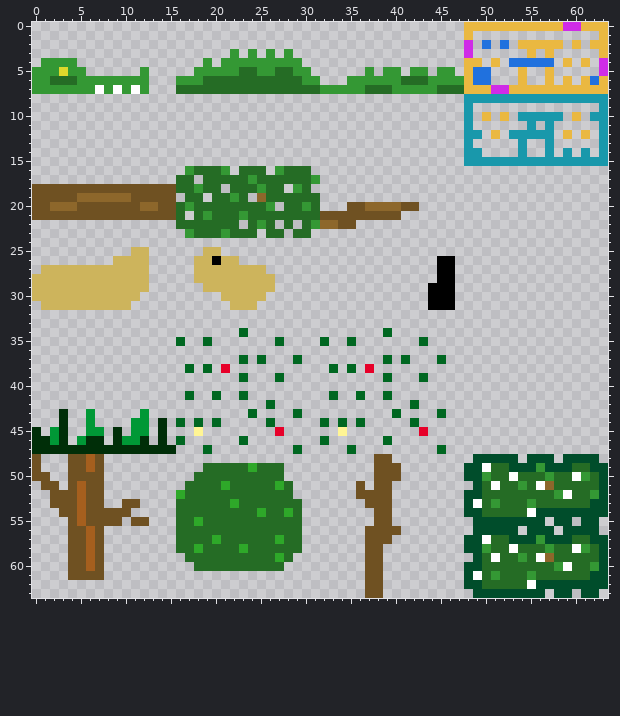
Pixel-art sprite -- Assets/Resources/Textures/textureatlas.png. Above is the file before it was changed.
The file is 64x64 pixels.
After:
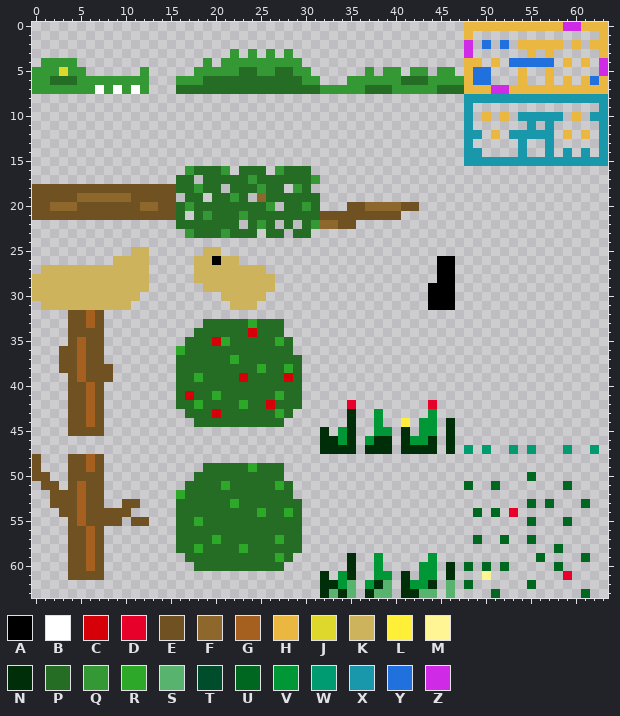
Palette (. is transparent): A #000000  B #ffffff  C #d60008  D #e70029  E #6f5122  F #8d672b  G #a55f1e  H #eab841  J #ded82c  K #cdb45c  L #ffef39  M #fff594  N #002e08  P #256c25  Q #349834  R #2ea829  S #57b36d  T #004d2b  U #006721  V #009836  W #009b70  X #1998ab  Y #2071de  Z #cf2be7
The exact change:
y 32: x 4..7 .... -> EEGE
y 33: x 4..7 .... -> EEGE; x 19..27 ......... -> PPPPPRPPP
y 34: x 4..7 .... -> EEEE; x 18..27 .....U.... -> PPPPPPCPPP; x 39 U -> .
y 35: x 4..7 .... -> EGEE; x 16..28 U..U.......U. -> .PPPCRPPPPPRP; x 32 U -> .; x 35 U -> .; x 43 U -> .
y 36: x 3..7 ..... -> EEGEE; x 16..28 ............. -> RPPPPPPPPPPPP
y 37: x 3..7 ..... -> EEGEE; x 16..29 .......U.U...U -> PPPPPPRPPPPPPP; x 39 U -> .; x 41 U -> .; x 45 U -> .
y 38: x 3..8 ...... -> EEGEEE; x 16..29 .U.U.D........ -> PPPPPPPPPRPPRP; x 33 U -> .; x 35 U -> .; x 37 D -> .
y 39: x 4..8 ..... -> EGEEE; x 16..29 .......U...U.. -> PPRPPPPCPPPPCP; x 39 U -> .; x 43 U -> .
y 40: x 4..7 .... -> EEGE; x 16..29 .............. -> PPPPPPPPPPPPPP
y 41: x 4..7 .... -> EEGE; x 16..29 .U..U..U...... -> PCPPRPPPPPPRPP; x 33 U -> .; x 36 U -> .; x 39 U -> .
y 42: x 4..7 .... -> EEGE; x 16..29 ..........U... -> PPRPPPPRPPCPPP; x 35 . -> D; x 42 U -> .; x 44 . -> D
y 43: x 3..7 N..V. -> .EEGE; x 12 V -> .; x 17..29 .......U....U -> PPPCPPPPPPRP.; x 35 . -> N; x 38 . -> V; x 40 U -> .; x 44..45 .U -> V.
y 44: x 3..7 N..V. -> .EEGE; x 11..12 VV -> ..; x 14 N -> .; x 16 U -> .; x 18..27 U.U.....U. -> PPPPPPPPPP; x 32 U -> .; x 34..36 U.U -> .N.; x 38 . -> V; x 41..44 .U.. -> L.VV; x 46 . -> N
y 45: x 0 N -> .; x 2..7 VN..VV -> ..EEEE; x 9 N -> .; x 11..12 VV -> ..; x 14 N -> .; x 18 M -> .; x 27 D -> .; x 32 . -> N; x 34..35 M. -> VN; x 38..39 .. -> VV; x 41 . -> N; x 43..44 D. -> VV; x 46 . -> N
y 46: x 0..3 NNVN -> ....; x 5..7 VNN -> ...; x 9..12 NVVN -> ....; x 14 N -> .; x 16 U -> .; x 23 U -> .; x 32..35 U... -> NNVN; x 37..39 ..U -> VNN; x 41..44 .... -> NVVN; x 46 . -> N
y 47: x 0..15 NNNNNNNNNNNNNNNN -> ................; x 19 U -> .; x 29 U -> .; x 32..35 ...U -> NNNN; x 37..39 ... -> NNN; x 41..46 ....U. -> NNNN.N; x 48 . -> W; x 50 . -> W; x 53 . -> W; x 55 . -> W; x 59 . -> W; x 62 . -> W
y 48: x 38..39 EE -> ..; x 49..53 TTTTT -> .....; x 55..57 TTT -> ...; x 59..62 TTTT -> ....
y 49: x 38..40 EEE -> ...; x 48..63 TTBPPTTTQTTTPPTT -> ................
y 50: x 38..40 EEE -> ...; x 48..63 TTQPPBPPPQPPBQPT -> .......U........
y 51: x 36 E -> .; x 38..39 EE -> ..; x 48..63 .TPBPPQPBFPPPPPT -> U..U.......U....
y 52: x 36..39 EEEE -> ....; x 48..63 TTPPPPPPPPQBPPQT -> ................
y 53: x 37..39 EEE -> ...; x 48..63 TBPQPPPQPPPPPPTT -> .......U.U...U..
y 54: x 38..39 EE -> ..; x 48..63 TTPPPPPBTTTTTTTT -> .U.U.D..........
y 55: x 38..39 EE -> ..; x 49..56 TTTTTTTT -> ......U.; x 58..59 TT -> .U; x 61..62 TT -> ..
y 56: x 37..40 EEEE -> ....; x 49..53 TTTTT -> .....; x 55..57 TTT -> ...; x 59..62 TTTT -> ....
y 57: x 37..39 EEE -> ...; x 48..63 TTBPPTTTQTTTPPTT -> .U..U..U........
y 58: x 37..38 EE -> ..; x 48..63 TTQPPBPPPQPPBQPT -> ..........U.....
y 59: x 35 . -> N; x 37..38 EE -> .V; x 44 . -> V; x 49..63 TPBPPQPBFPPPPPT -> .......U....U..
y 60: x 35 . -> N; x 37..38 EE -> .V; x 43..44 .. -> VV; x 46 . -> N; x 48..63 TTPPPPPPPPQBPPQT -> U.U.U.....U.....
y 61: x 32 . -> N; x 34..35 .. -> VN; x 37..39 EE. -> .VV; x 41 . -> N; x 43..44 .. -> VV; x 46 . -> N; x 48..63 TBPQPPPQPPPPPPTT -> ..M........D....
y 62: x 32..35 .... -> NNVS; x 37..39 EE. -> VNS; x 41..44 .... -> NVVN; x 46 . -> S; x 48..63 TTPPPPPBTTTTTTTT -> U......U........
y 63: x 32..35 .... -> NSNS; x 37..39 EE. -> NSS; x 41..44 .... -> NNSS; x 46 . -> S; x 49..56 TTTTTTTT -> ..U.....; x 58..59 TT -> ..; x 61..62 TT -> U.
Boxes around the changes in both pictures, in picture pixels (x1, y1, x2, y2):
changed: (32, 310, 608, 598)
